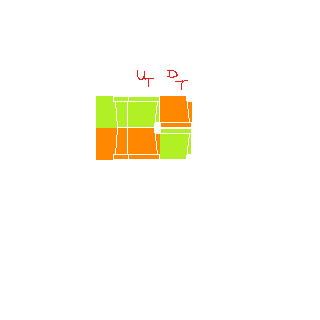
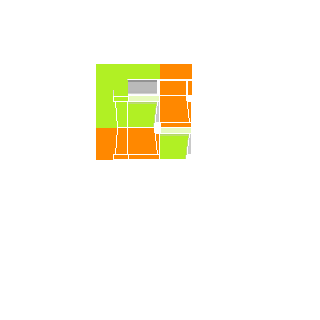
Two versions of the same layered image (320×320). Layer-by-layer changes:
pixels changed over left=96, top=64, right=192, bottom=159 (layer not identified)
